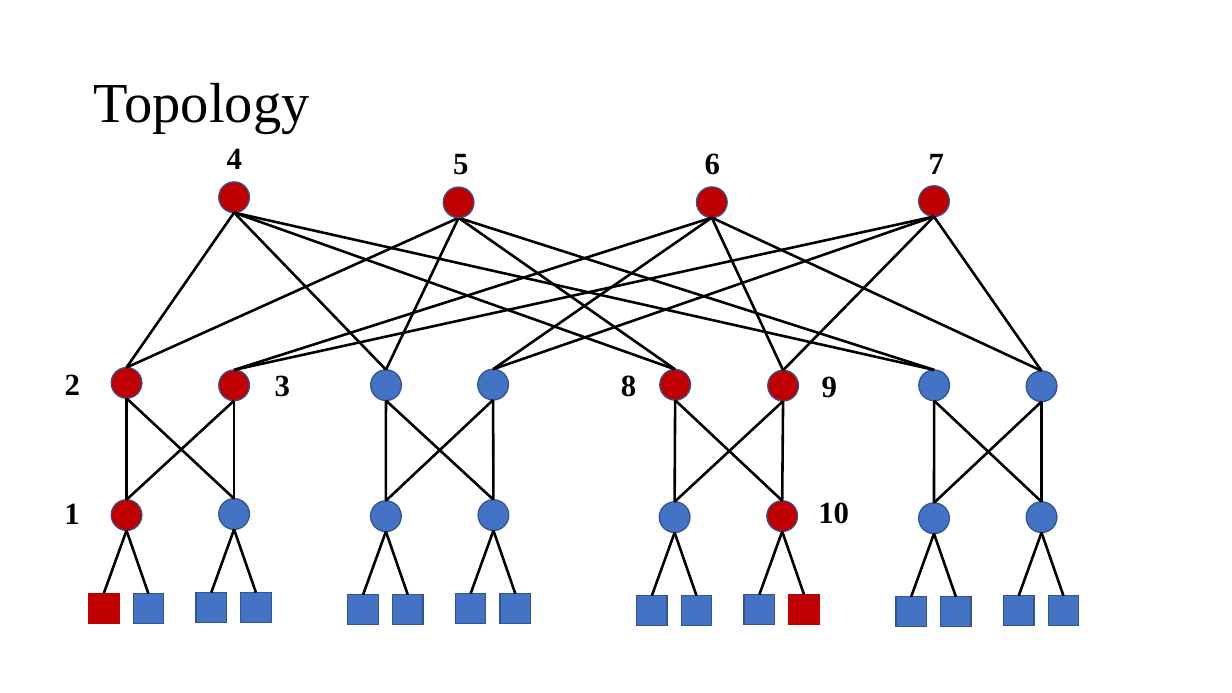
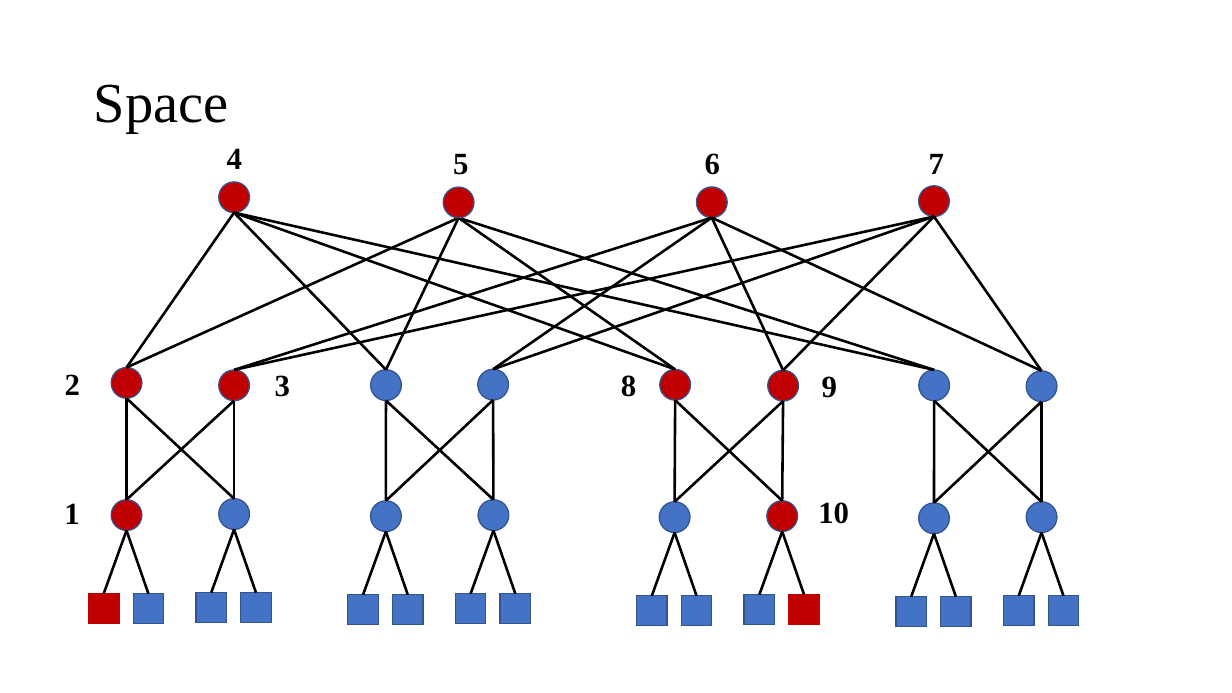
Before and after one commit to Lipox/Dimension, a slide deck: slide 5 of dimensions.pptx (slide 8 before the commit). Drawn at 1232x693 pixels with LibreOffice and Linux fonts; fonts in the diff are those of the drawing. Boxes give left, top, right and bottom in pixels: in the first picture for what was removed or moved away, otherwise in the second. Text is boxed around its words. In the diff, an @@ line names an element or a change of style, - is before the commit and + after.

```diff
--- a/dimensions.pptx
+++ b/dimensions.pptx
@@ title at [94, 84, 229, 133]: text changed @@
-Topology
+Space
```
Also in this commit, not shown: 6 other slides changed, 2 slides added, 8 slides removed.
